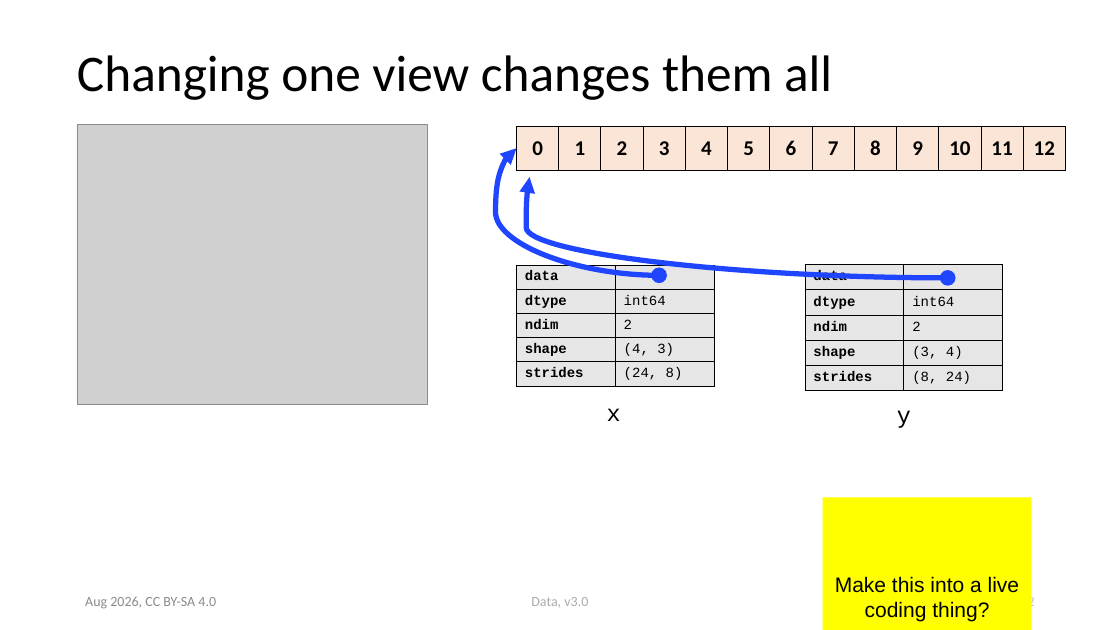
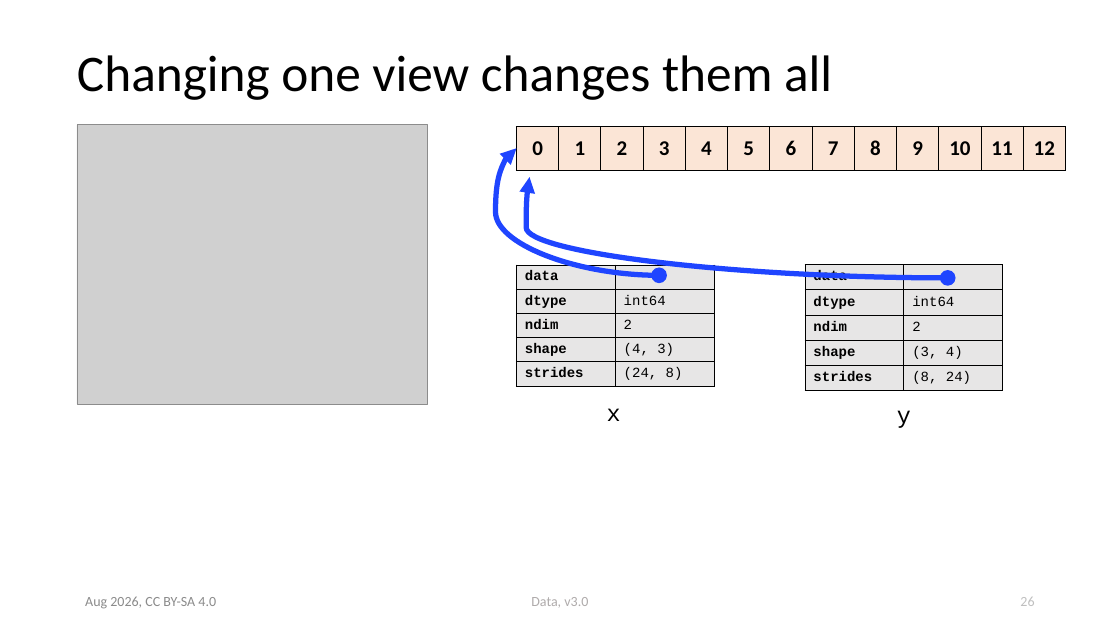
Before and after one commit to ASPP/data_class, a slide deck: slide 26 of numpy.pptx (slide 22 before the commit). Drawn at 1120x630 pixels with LibreOffice and Linux fonts; fonts in the diff are those of the drawing; grey boxes stand for pictures. Boxes give left, top, right and bottom in pixels: in the first picture for what was removed or moved away, otherwise in the second. Text is boxed around its words. In the diff, an @@ line names an element or a change of style, - is before the commit and + after.

```diff
--- a/numpy.pptx
+++ b/numpy.pptx
@@ rectangle removed at (823,497,1031,630) @@
-Make this into a live coding thing?
@@ page number at (1020,597,1034,606): text changed @@
-22
+26
```
Also in this commit, not shown: 10 other slides changed, 3 slides removed.
